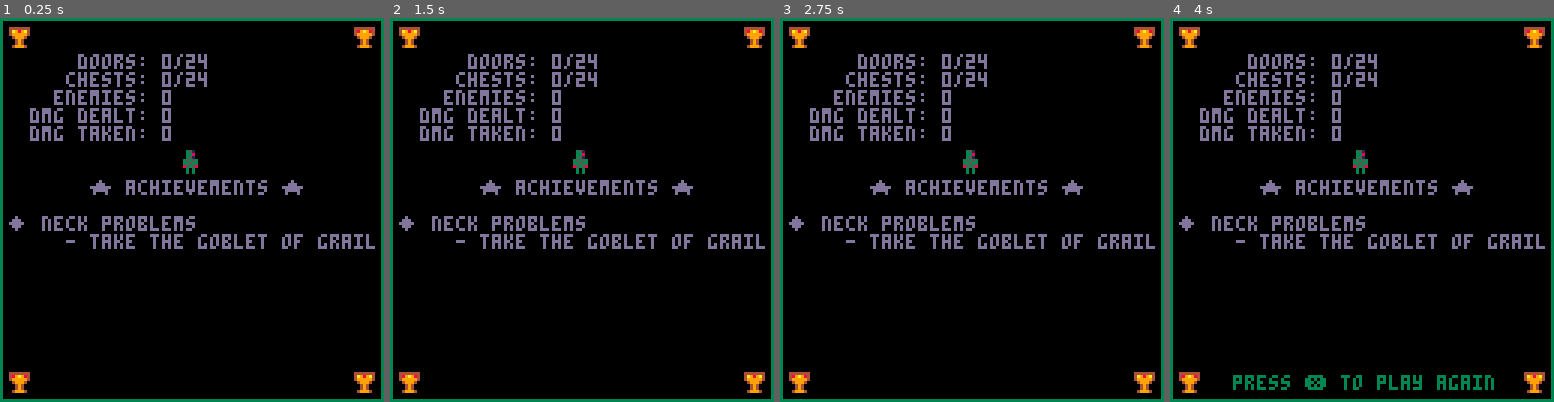
Above: before the commit, frames 1-4 (left to right).
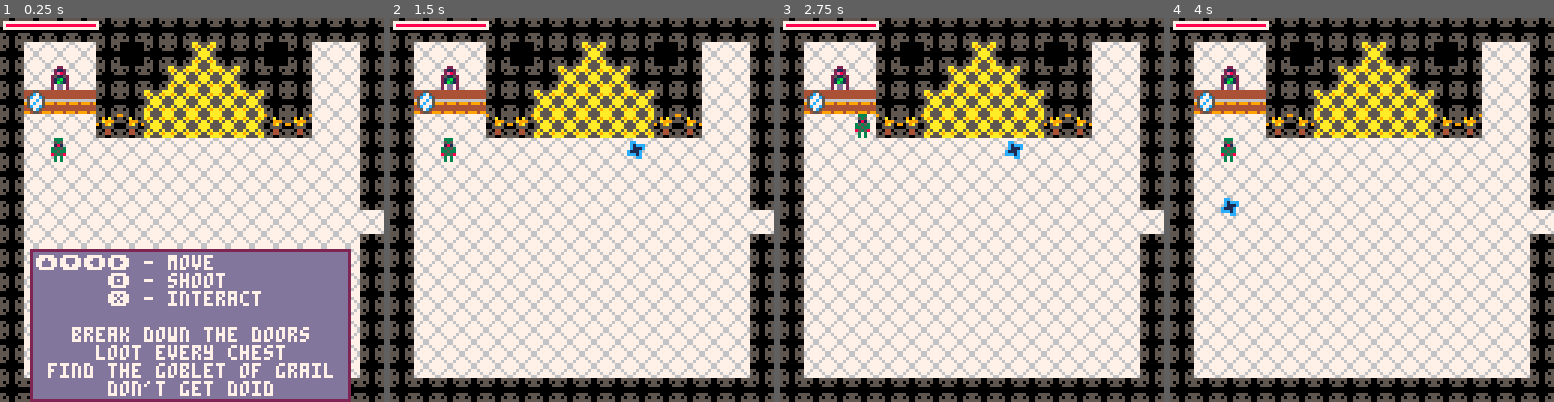
Above: after the commit, the same moments.

Repository: rledford/pico-door
Game: PICO-8 cartridge door.p8
Same seed, same stepped clock (60 frames per second), same inputs: the game is played once before the commit and once after it.
Inputs:
- Up to frame 1 (0.25 s): no input
- Up to frame 2 (1.5 s): tap X (X key) at 0.33, 1.07 s; tap O (Z key) at 0.7 s
- Up to frame 3 (2.75 s): hold Right 1.6-2.1 s; tap O (Z key) at 1.7, 2.1, 2.5 s; tap X (X key) at 1.85 s; hold Up 2.15-2.42 s; hold Right from 2.47 s (still down)
- Up to frame 4 (4 s): tap O (Z key) at 2.9, 3.3, 3.7 s; tap X (X key) at 2.97 s; release Right at 3.03 s; hold Left 3.08-3.58 s; hold Down 3.63-3.97 s

The runs differ from the first frame. In frame 1, 87% of the frame differs, in the area x 0-100%, y 0-100%; in frame 2, 85%; in frame 3, 85%; in frame 4, 85%.

Commit message:
Increase hp pick drop chance. Adjust some dialog. Increase player hurt duration. Refine dialog and toasts. Initial game finished. Time to test and refine.

Diff:
--- a/door.p8
+++ b/door.p8
@@ -61,8 +61,8 @@
 -- [x] add toast messages
 -- [x] add artifact (holy grail)
 -- [x] add stats (doors destroyed, enemies destroyed, ...)
--- [] add win screen and show stats
--- [] show stats on death and win screen
+-- [x] add win screen and show stats
+-- [x] show stats on death and win screen
 
 
 -- other --
@@ -142,8 +142,10 @@
 ARTIFACT_TILE,
 SNOIPER_TILE,
 THE_DISTANCE_TILE,
+DESK_TILE,
+BROKEN_DESK_TILE,
 HURT_FLASH_PAL =
-	0,1,2,0,1,2,4,3,16,6,19,21,37,27,14,57,40,41,42,43,44,45,22,5,35,12,60,39,40,
+	0,1,2,0,1,2,4,3,16,6,19,21,37,27,14,57,40,41,42,43,44,45,22,5,35,12,60,39,40,9,10,
 	{8,8,8,8,8,8,8,8,8,8,8,8,8,8,8,8}
 
 -- globals --
@@ -190,7 +192,14 @@
 chests_looted,
 total_chests,
 total_dmg_dealt,
-total_dmg_taken = 0,0,0,0,0,0,0
+total_dmg_taken =
+	0, -- doors destroyed
+	0, -- total doors
+	0, --enemies destroyed
+	0, -- chests looted
+	0, -- total chests
+	0, -- total dmg dealt
+	0 -- total dmg taken
 
 
 -- boss --
@@ -200,9 +209,9 @@
 has_started_boss_room = false
 has_spoken_to_moose = false
 did_anger_moose = false
-did_take_the_artifact = true
+did_take_the_artifact = false
 has_started_win_sequence = false
-max_boss_hp = 1 --12000
+max_boss_hp = 12000
 boss_hp = max_boss_hp
 
 update_fn = function()
@@ -217,25 +226,23 @@
 	calculate_stat_totals_from_map()
 	start_room_transition(0,0)
 	update_fn = game_update
-	-- show_toast_message({
-	-- 	"⬆️⬇️⬅️➡️ - move",
-	-- 	"      🅾️ - shoot",
-	-- 	"      ❎ - interact",
-	-- 	"",
-	-- 	"   break down the doors   ",
-	-- 	"     loot every chest     ",
-	-- 	" find the goblet of grail ",
-	-- 	"      don't get doid      ",
-	-- }, 750)
-	--goto_boss_room()
-	start_win_sequence()
+	show_toast_message({
+		"⬆️⬇️⬅️➡️ - move",
+		"      🅾️ - shoot",
+		"      ❎ - interact",
+		"",
+		"   break down the doors   ",
+		"     loot every chest     ",
+		" find the goblet of grail ",
+		"      don't get doid      ",
+	}, 750)
 end
 
 function calculate_stat_totals_from_map()
 	for c=0,64,1 do
 		for r=0,48,1 do
 			local t = mget(c,r)
-			if t == 3 then
+			if t == DOOR_TILE then
 				total_doors += 1
 			end
 			if t >= 39 and t <= 45 then
@@ -243,6 +250,8 @@
 			end
 		end
 	end
+	-- add one for the boss door
+	total_doors += 1
 end
 
 function _update60()
@@ -291,7 +300,7 @@
 	-- end
 	-- print(tostr(difficulty), 0,16,8)
 	if not has_started_win_sequence then
-		-- draw_ui()
+		draw_ui()
 	end
 end
 
@@ -314,10 +323,12 @@
 		is_all_powerful = chests_looted == total_chests
 		if is_all_powerful and not has_shown_is_all_powerful_msg then
 			show_toast_message({
-				"you're all-powerful now...",
+				"you're all-powerful now..."
+			},90)
+			show_toast_message({
 				"get to the goblet of grail.",
 				"!! hurry !! <sqeal>"
-			},700)
+			},90)
 			has_shown_is_all_powerful_msg = true
 		end
 	end
@@ -333,18 +344,19 @@
 		this.hitbox={x=2,y=2,w=3,h=4}
 		this.target=nil
 		this.auto_target_radius = 30
-		this.projectile_damage = 50
+		this.projectile_damage = 2
 		this.projectile_speed = 1.3
 		this.projectile_lifetime = 60
 		this.has_ricochet = false
 		this.has_pierce = false
 		this.has_overload = false
 		this.face = {x=1,y=0}
-		this.max_hp = 1000
+		this.max_hp = 20
 		this.hp = this.max_hp
 		this.group = PLAYER_GROUP
 		this.anim = make_animation({32})
 		this.hurt_collidable = false
+		this.hurt_duration = 45
 		this.can_move = true
 		-- this.max_gems = 250
 		-- this.gems = 0
@@ -689,7 +701,7 @@
 		end
 		if not this.ignore_walls then
 			local t = mget(pos_to_tile(nextx + TILE_HALF_SIZE), pos_to_tile(nexty + TILE_HALF_SIZE))
-			local is_blocked = t == WALL_TILE or t == BLOCK_TILE or (t == BOSS_TILE and not has_started_boss_room)
+			local is_blocked = t == WALL_TILE or t == BLOCK_TILE or t == DESK_TILE or t == BROKEN_DESK_TILE or (t == BOSS_TILE and not has_started_boss_room)
 			local is_enemy_hitting_door = t == DOOR_TILE and this.group ~= ENEMY_GROUP
 
 			if is_blocked or is_enemy_hitting_door then
@@ -727,6 +739,7 @@
 	end,
 	take_damage=function(this, amount)
 		this.hp -= amount
+		track_dmg_dealt(amount)
 		start_hurt_object(this)
 		if this.hp <= 0 then
 			--play destroy sound
@@ -762,19 +775,7 @@
 	end,
 	update=function(this)
 		if did_anger_moose then
-			this.explode_in_anger_timer -= 1
-			if this.explode_in_anger_timer <= 0 then
-				destroy_object(this)
-				for i=0,10 do
-					make_particle_group(this.x, this.y, this.anim.frames[this.anim.current_frame], 500)
-				end
-				mset(pos_to_tile(this.x),pos_to_tile(this.y), FLOOR_TILE)
-				show_toast_message({
-					"         r.i.p.        ",
-					"       mr. mooshe      "
-				},80)
-				return
-			end
+			return
 		end
 		this.anim.update()
 		this.can_interact = check_player_can_interact() and not this.is_speaking and not did_anger_moose and flr(get_range(this, player)) <= TILE_SIZE
@@ -783,8 +784,21 @@
 				did_anger_moose = true
 				show_toast_message({
 					"destroy it or don't!",
+					"!! gah !!",
 					"<gets unreasonably angry>",
-				},100)
+				},
+				120,
+				function()
+					destroy_object(this)
+					for i=0,10 do
+						make_particle_group(this.x, this.y, this.anim.frames[this.anim.current_frame], 500)
+					end
+					mset(pos_to_tile(this.x),pos_to_tile(this.y), FLOOR_TILE)
+					show_toast_message({
+						"         r.i.p.        ",
+						"       mr. mooshe      "
+					},90)
+				end)
 			else
 				this.is_speaking = true
 				show_toast_message({
@@ -797,27 +811,34 @@
 				})
 				show_toast_message({
 					"the goblet of grail is",
-					"not what it seems <panting>"
+					"not what it seems!",
+					"<panting heavily>"
 				})
 				show_toast_message({
-					"it makes you immortal but...",
-					"life becomes a never-ending",
-					"grind full of neck problems.",
+					"it makes you immortal but..."
 				})
 				show_toast_message({
-					"you get suuuuuper old <gags>",
+					"life becomes a never-ending",
+					"grind full of neck problems."
+				})
+				show_toast_message({
+					"you get suuuuper old <gags>",
 					"because that's what happens",
 					"when you can't get doid."
 				})
 				show_toast_message({
 					"destroy the grail or...",
-					"<sighs>",
-					"take it knowing it's probably",
-					"a bad idea.",
-				},600,function()
-					has_spoken_to_moose = true
-					this.is_speaking = false
-				end)
+					"<looong sigh>"
+				})
+				show_toast_message({
+						"take it knowing it's",
+						"probably a bad idea."
+					},
+					600,
+					function()
+						has_spoken_to_moose = true
+						this.is_speaking = false
+					end)
 			end
 		end
 	end
@@ -1014,6 +1035,7 @@
 	end,
 	take_damage=function(this, amount)
 		this.hp -= amount
+		track_dmg_dealt(amount)
 		start_hurt_object(this)
 		if this.hp <= 0 then
 			--play destroy sound
@@ -1230,6 +1252,7 @@
 		if this.can_interact and btnp(k_action) then
 			if has_spoken_to_moose then
 				player.can_move = false
+				did_take_the_artifact = true
 				destroy_object(this)
 				show_toast_message({
 					"the goblet of grail is yours",
@@ -1295,34 +1318,39 @@
 }
 
 function show_player_stats_toast()
-	local msg = {
+	local info = {
 		"     health: "..tostr(flr(player.hp)).."/"..tostr(player.max_hp),
 		"     damage: "..tostr(player.projectile_damage),
 		"  fire dist: "..tostr(flr(30/player.projectile_speed/player.projectile_lifetime*30)*8),
 		"  fire rate: "..tostr(30/player.fire_rate).."/sec",
 		"target dist: "..tostr(player.auto_target_radius),
 		" difficulty: "..tostr(difficulty), -- remove this once final diff confirmed
-		"- - - - - - - - - - -",
 	}
-	add_each(msg, get_brief_world_stat_text())
-	show_toast_message(msg)
+	show_toast_message(info)
+	show_toast_message(get_brief_world_stat_text())
 end
 
 function get_brief_world_stat_text()
 	local stat_text = {
-		"      doors: "..tostr(doors_destroyed).."/"..tostr(total_doors),
-		"     chests: "..tostr(chests_looted).."/"..tostr(total_chests),
-		"    enemies: "..tostr(enemies_destroyed)
+		"      doors: "..tostr(doors_destroyed).."/"..tostr(total_doors).."      ",
+		"     chests: "..tostr(chests_looted).."/"..tostr(total_chests).."      ",
+		"    enemies: "..tostr(enemies_destroyed).."      ",
 	}
 
 	return stat_text
+end
+
+function get_dmg_stat_text()
+	return {
+		"  dmg dealt: "..flr(total_dmg_dealt).."  ",
+		"  dmg taken: "..flr(total_dmg_taken).."  ",
+	}
 end
 
 function get_win_stat_text()
 	local stat_text = get_brief_world_stat_text()
+	add_each(stat_text, get_dmg_stat_text())
 	local extra_text = {
-		"  dmg dealt: "..total_dmg_dealt,
-		"  dmg taken: "..total_dmg_taken,
 		"",
 		"",
 		"       ★ achievements ★        ",
@@ -1331,25 +1359,25 @@
 	-- add more with add_each(stat_text, rest)
 	if doors_destroyed >= total_doors then
 		add_each(extra_text,{
-			"◆ door reaper",
-			"     - doid, doid, doid..."
+			"◆ fbi, open up!",
+			"   -> destroy all doors"
 		})
 	end
 	if did_anger_moose then
 		add_each(extra_text,{
 			"◆ annoyer of moose",
-			"     - he 'sploded"
+			"   -> he 'sploded"
 		})
 	end
 	if did_take_the_artifact then
 		add_each(extra_text,{
 			"◆ neck problems",
-			"     - take the goblet of grail"
+			"   -> take the goblet of grail"
 		})
 	else
 		add_each(extra_text,{
 			"◆ no thanks",
-			"     - doid the goblet of grail"
+			"   -> doid the goblet of grail"
 		})
 	end
 
@@ -1572,13 +1600,15 @@
 		if obj.type.take_damage ~= nil then
 			obj.type.take_damage(obj, amount)
 			if obj.is_enemy then
-				total_dmg_dealt += amount
 			end
 		else
+			if obj.is_enemy then
+				track_dmg_dealt(amount)
+			end
 			obj.hp -= amount
 			if obj.hp <= 0 then
 				if obj.is_enemy then
-					enemies_destroyed += 1
+					track_enemy_destroyed()
 				end
 				if obj.anim ~= nil then
 					make_particle_group(obj.x,obj.y, obj.anim.frames[obj.anim.current_frame])
@@ -1589,7 +1619,7 @@
 				-- instead check if obj has on_destroy
 				-- which should handle spawning pickups
 				if obj.type ~= player_type then
-					if rnd(1000) > 900 then
+					if rnd(1000) > 750 then
 						make_hp_pickup(obj.x,obj.y,ceil(rnd(difficulty) + 1))
 					-- elseif not has_started_boss_room and rnd(1000) > 100 then
 					-- 	make_gems_pickup(obj.x,obj.y,flr((rnd(5) + 3) * difficulty))
@@ -2083,14 +2113,21 @@
 		end
 	end,
 	draw = function()
-		local window_rect = {left=camera_pos.x + 8, top=camera_pos.y+40, right=camera_pos.x + 119, bottom=camera_pos.y + 91}
-		local pad = 4
+		local stat_text = get_brief_world_stat_text()
+		add_each(stat_text, get_dmg_stat_text())
+		local pad,stats_top_offset,window_rect =
+			4,
+			17,
+			{left=camera_pos.x + 8, top=camera_pos.y+40, right=camera_pos.x + 119, bottom=camera_pos.y + 100}
 		rectfill(window_rect.left, window_rect.top, window_rect.right, window_rect.bottom, 0)
 		rect(window_rect.left, window_rect.top, window_rect.right, window_rect.bottom, 8)
 		spr(11, window_rect.left + 27, window_rect.top + pad - 2)
 		print("you doid", window_rect.left + 40, window_rect.top + pad)
+		for i=1,count(stat_text) do
+			print(stat_text[i], window_rect.left + pad + 1, window_rect.top + ((4+2) *(i-1)) + stats_top_offset, 7)
+		end
 		spr(11, window_rect.left + 76, window_rect.top + pad - 2, 1, 1, true)
-		print("press x to restart", window_rect.left + 21, window_rect.bottom - pad * 2, 7)
+		print("press ❎ to play again", window_rect.left + 13, window_rect.bottom - pad * 1.5, 7)
 	end
 }
 
@@ -2179,6 +2216,13 @@
 	difficulty += amount
 end
 
+function track_dmg_dealt(amount)
+	total_dmg_dealt += amount
+end
+function track_enemy_destroyed()
+	enemies_destroyed += 1
+end
+
 function get_enemy_hp_for_difficulty(base_hp)
 	return base_hp * difficulty * enemy_hp_scale
 end
@@ -2270,14 +2314,14 @@
 0070070055000055776776774c4cc4c4776776775a5aa5a575566557080000808008800844444444454454440587785045c77c540000000049a99a9444444444
 000000005050050576777767cc4444cc76777767a9a55a9a7655556700888800800000084444444444544544058585804457c5448000000849a99a9444944944
 00000000555005556777777644c44c4467777776aa5555aa67766776000000000888888094999499959995990855858099455499880000884444444404444440
-000000000000000005000500677667766776677600cccc0000cccc0000cccc0000cccc0000000000000000000000000000000000000000000000000000000000
-0000000005000500055005507ffffff7767777670c0cccc00c00ccc00c000cc00c0000c0000111000000000000000000000000000000000000cc0000000cc000
-0555055505550555055505557f6ff6f77ffffff7c00cccccc00cccccc00000ccc000000c011000100008080000020200000000000000000000c1ccc000cc1c00
-000000000000000000000000677667766f7ff7f6c0ccccccc00cccccc00000ccc000000c100000010082828000282820000000000000000000c111c00c111cc0
-000000000000000000000000677667766f7ff7f6c0ccccccc00cccccc00000ccc000000c10000001008222800028882000000000000000000c111c000cc111c0
-0000000000000000500050007f6ff6f77ffffff7c00cccccc00cccccc00000ccc000000c01000110000828000002820000000000000000000ccc1c0000c1cc00
-0000000050005000550055007ffffff7767777670c0cccc00c00ccc00c000cc00c0000c000111000000080000000200000000000000000000000cc00000cc000
-555055505550555055505550677667766776677600cccc0000cccc0000cccc0000cccc0000000000000000000000000000000000000000000000000000000000
+000000000000000005000500677667766776677600cccc0000cccc0000cccc0000cccc0000000000000000000000000000000088000000000000000000000000
+0000000005000500055005507ffffff7767777670c0cccc00c00ccc00c000cc00c0000c0000111000000000000000000000008080088880000cc0000000cc000
+0555055505550555055505557f6ff6f77ffffff7c00cccccc00cccccc00000ccc000000c011000100008080000020200088888088888880000c1ccc000cc1c00
+000000000000000000000000677667766f7ff7f6c0ccccccc00cccccc00000ccc000000c100000010082828000282820080088088800888800c111c00c111cc0
+000000000000000000000000677667766f7ff7f6c0ccccccc00cccccc00000ccc000000c10000001008222800028882000088888008888880c111c000cc111c0
+0000000000000000500050007f6ff6f77ffffff7c00cccccc00cccccc00000ccc000000c01000110000828000002820000088888008808880ccc1c0000c1cc00
+0000000050005000550055007ffffff7767777670c0cccc00c00ccc00c000cc00c0000c000111000000080000000200000880000008000080000cc00000cc000
+555055505550555055505550677667766776677600cccc0000cccc0000cccc0000cccc0000000000000000000000000000000000008888880000000000000000
 00333000003510006777777650000005500000050002200000022000000110000000a0000ccc000011555511022002200000100000cccc000000000000000000
 0053500000338000867ff7685000000550000005002112000021120000001100000600000b11cccc001551002b8228820001d1000ccccbc00099990000aaaa00
 00181000003510007865567805000050050000500028e200002e82001000011000e6e000bbb1111c00111100bbb88882011ddd100cccccc0099aa9900aa99aa0
@@ -2521,7 +2565,7 @@
 
 
 __gff__
-0101000381810000000101000000010000000000000000000000000000000000000000000000000000000000000000000000000000000000000101010000000000000000000000000000000000000000000000000000000000000000000000000000000000000000000000000000000000000000000000000000000000000000
+0101000381810000000101000100010000000000000000000000000000000000000000000000000000000000000000000000000000000000000101010000000000000000000000000000000000000000000000000000000000000000000000000000000000000000000000000000000000000000000000000000000000000000
 0000000000000000000000000000000000000000000000000000000000000000000000000000000000000000000000000000000000000000000000000000000000000000000000000000000000000000000000000000000000000000000000000000000000000000000000000000000000000000000000000000000000000000
 __map__
 0101010101010101010101010101010100000000000000000000000101010101000101010101010000000000000000000000000000000000000000000000000000010101010101010101010101010101000000000000000000000000000000000000000000000000000000000000000000000000000000000000000000000000
@@ -2551,7 +2595,7 @@
 0101020100000001010101010000000001020100010202020210022701000000000101010101010101010101010000000000000000010202060206020201000000000000010101020202010101000000000000000000000000000000000000000000000000000000000000000000000000000000000000000000000000000000
 010202010101010102290201010000000110010001020201010101010100000000012b020201280202020206010101010101010101010202020202020201000000000000010101020202010101000000000000000000000000000000000000000000000000000000000000000000000000000000000000000000000000000000
 0102130202020210020602100100000001030100010202010000000000000000000102220201020202020202011002020202020210390202020202021001000000000000010139020202390101000000000000000000000000000000000000000000000000000000000000000000000000000000000000000000000000000000
-010102020101010201010102010101010110010001020201010101010101010101010c191001020202020213031010020202021010031302020202100201000000000000010101020202010101000000000000000000000000000000000000000000000000000000000000000000000000000000000000000000000000000000
+010102020101010201010102010101010110010001020201010101010101010101010c0a1001020202020213031010020202021010031302020202100201000000000000010101020202010101000000000000000000000000000000000000000000000000000000000000000000000000000000000000000000000000000000
 0101020201000102010001020202100101020100010202020202020202020302023902100210060202020202391002020202020210010202020210022b01000000000000010101020202010101000000000000000000000000000000000000000000000000000000000000000000000000000000000000000000000000000000
 0102020201000102010101020210020202100100010202020206290602023902020313020202020202020202010101010101010101010101390201010101000000000000010139020202390101000000000000000000000000000000000000000000000000000000000000000000000000000000000000000000000000000000
 01022b0201000102020202020202100101010100010339020202020202020101010102020202020202020202010000000000000000000000010301000000000000000000010101020202010101000000000000000000000000000000000000000000000000000000000000000000000000000000000000000000000000000000
